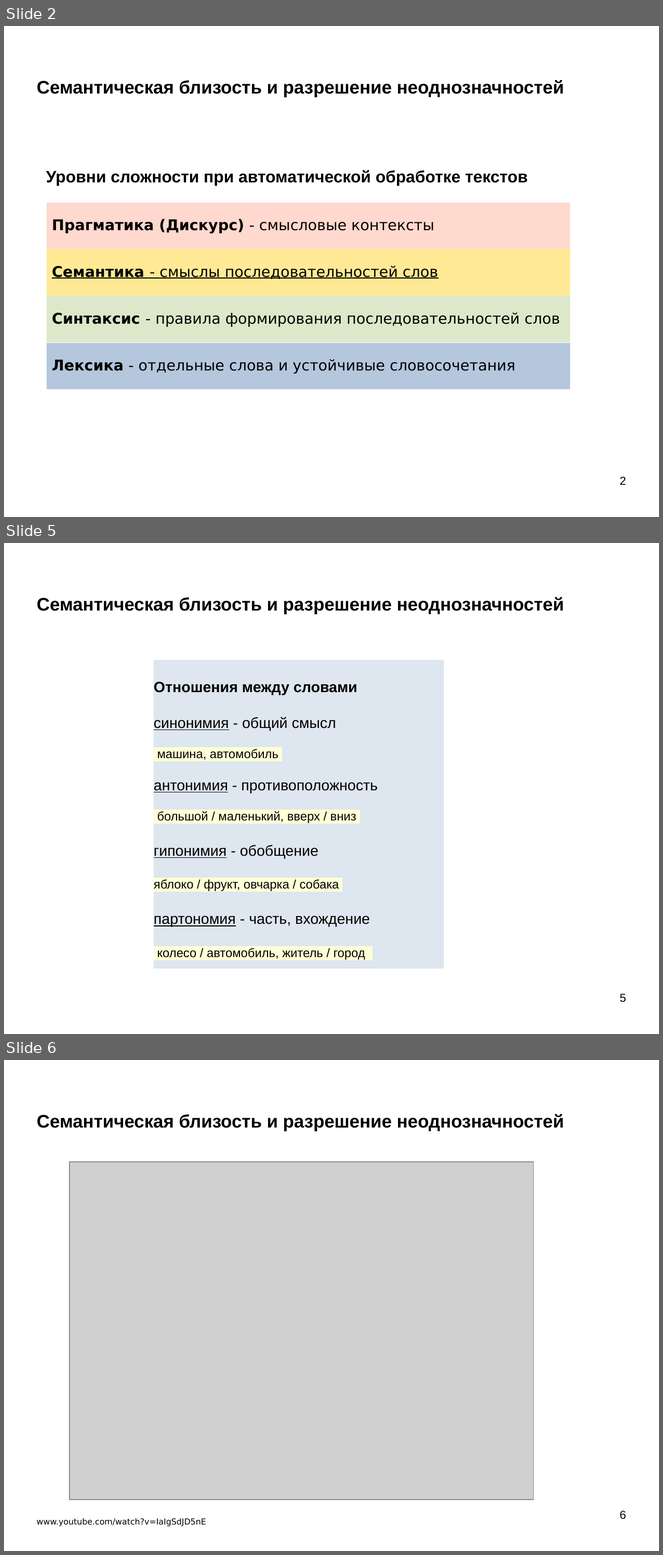
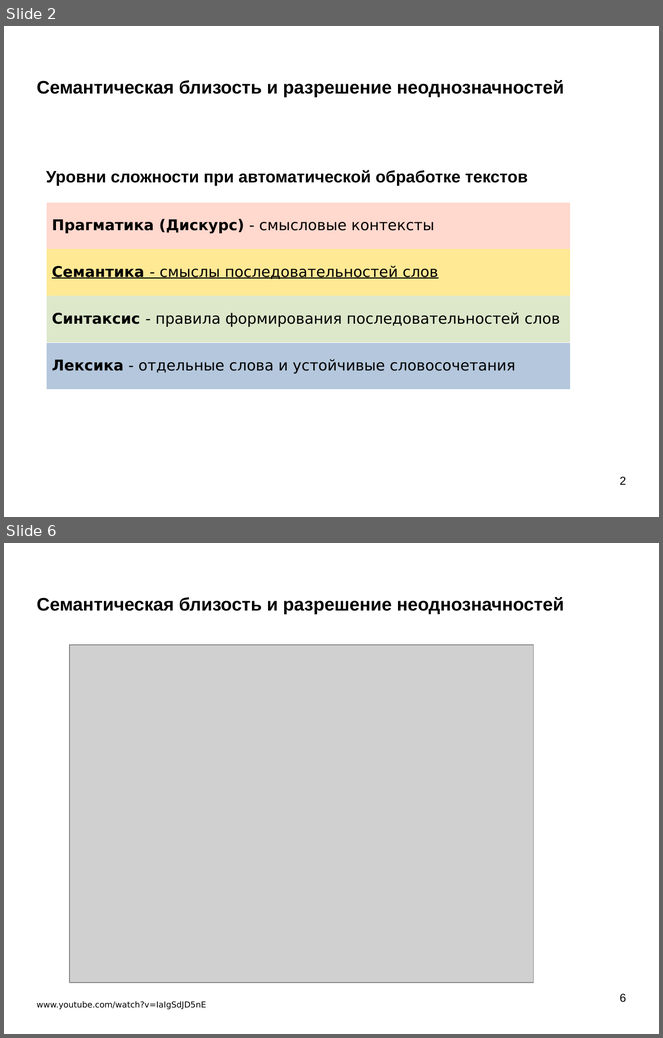
Before and after one commit to mechanoid5/ml_nlp_2022, a slide deck: 10-semantic.odp. Shown one above the other, each under a label of ours: slides 2, 5 and 6 before the commit, slides 2 and 6 after it; the slides between them are not shown. The pictures are 663x1555 and 663x1038 pixels, drawn with LibreOffice and Linux fonts; fonts in the diff are those of the drawing; grey boxes stand for pictures; background and template pictures are left out. Boxes give left, top, right and bottom in pixels: in the first picture for what was removed or moved away, otherwise in the second. Text is boxed around its words. In the diff, an @@ line names an element or a change of style, - is before the commit and + after.

```diff
--- a/10-semantic.odp
+++ b/10-semantic.odp
@@ slide 5 removed at box(4, 543, 659, 1034), background picture (left out) @@
@@ title removed at box(37, 597, 565, 614) @@
-Семантическая близость и разрешение неоднозначностей
@@ rectangle removed at box(154, 660, 444, 969) @@
-Отношения между словами
-синонимия - общий смысл
-машина, автомобиль
-антонимия - противоположность
-большой / маленький, вверх / вниз
-гипонимия - обобщение
-яблоко / фрукт, овчарка / собака
-партономия - часть, вхождение
-колесо / автомобиль, житель / город
@@ page number removed at box(620, 994, 626, 1003) @@
-5
```
Also in this commit, not shown: 5 slides changed, 1 other slide removed, 10 other files.
